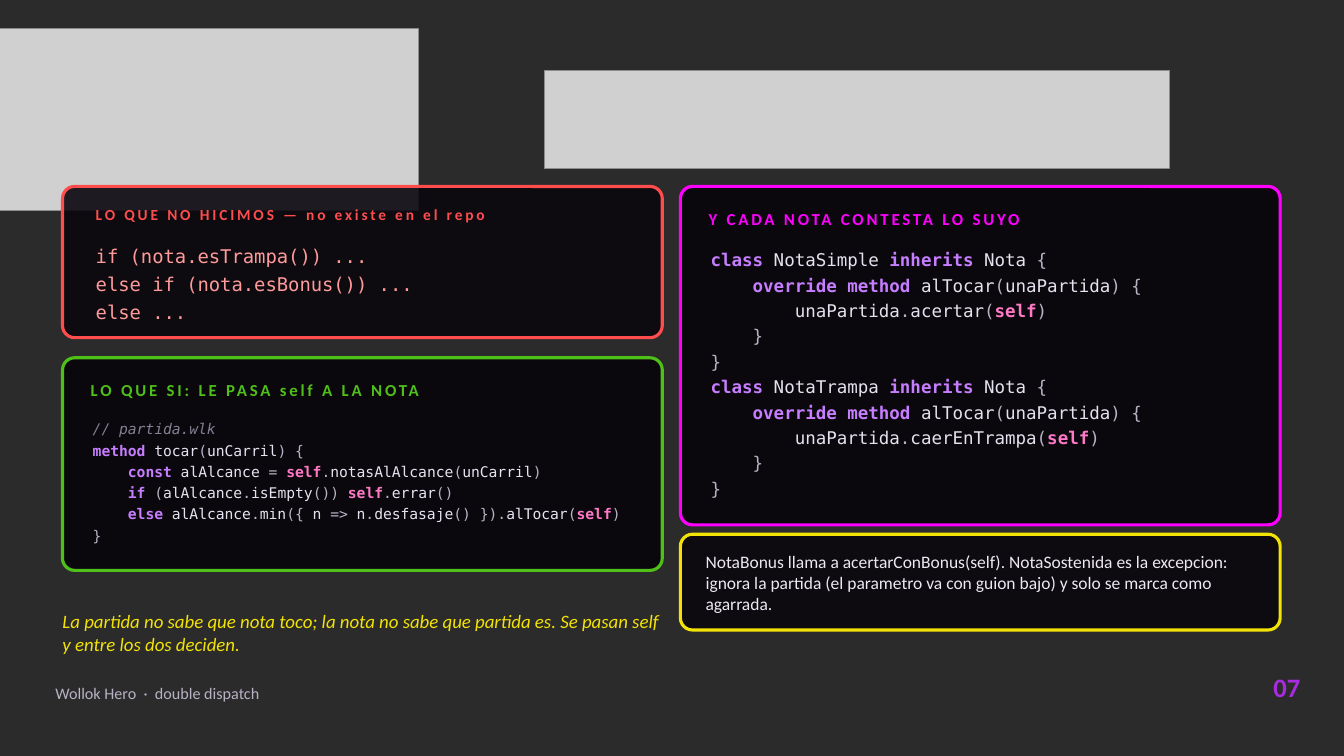
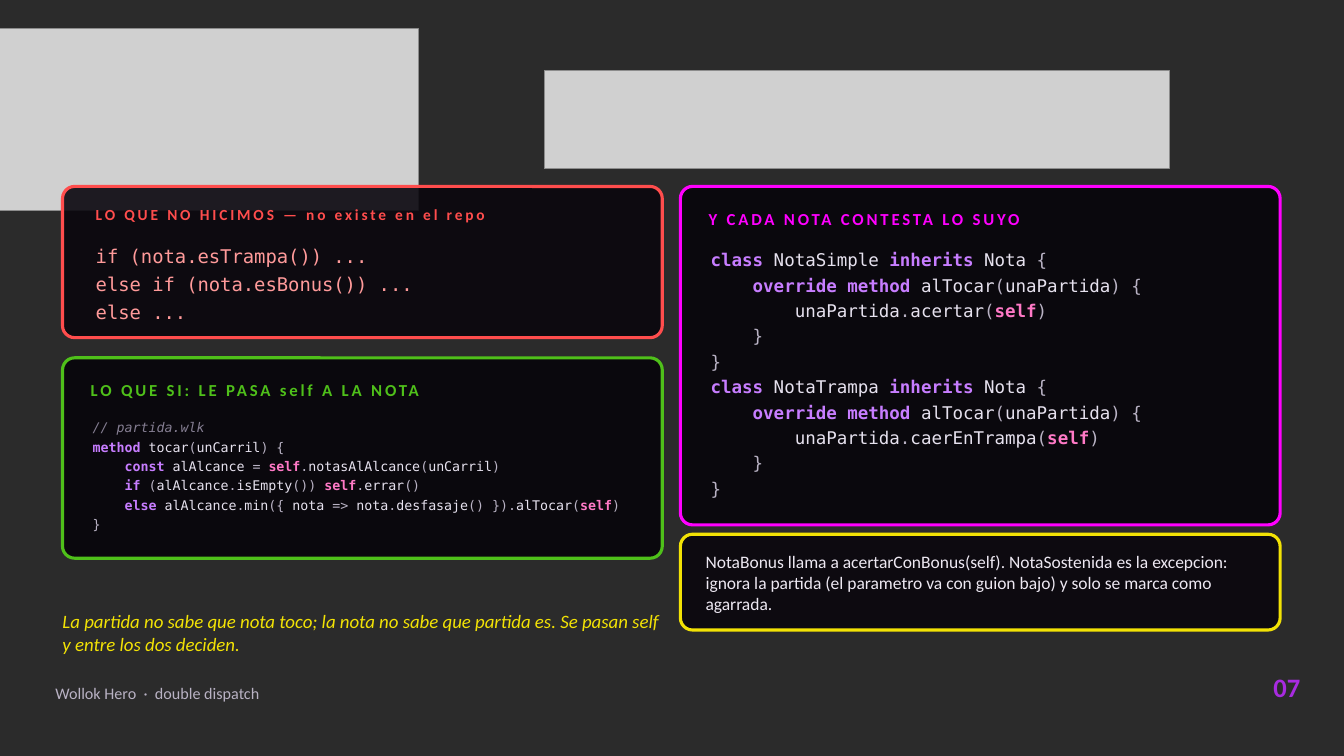
Before and after one commit to pdepjm/2026-o-game-pdeplejicos, a slide deck: slide 7 of wollok-hero-final.pptx. Drawn at 1344x756 pixels with LibreOffice and Linux fonts; fonts in the diff are those of the drawing; grey boxes stand for pictures; background and template pictures are left out; a plain dark background stands for a picture behind light text. Boxes give left, top, right and bottom in pixels: in the first picture for what was removed or moved away, otherwise in the second. Text is boxed around its words. In the diff, an @@ line names an element or a change of style, - is before the commit and + after.

```diff
--- a/wollok-hero-final.pptx
+++ b/wollok-hero-final.pptx
@@ rounded rectangle: place and size @@
-rounded rectangle at <box>63,358,662,571</box>
+rounded rectangle at <box>63,358,662,559</box>
@@ rounded rectangle at <box>63,358,662,559</box>: proportions changed @@
@@ text at <box>93,422,501,493</box>: size 10.5 to 9.5 pt in "// partida.wlk", "method tocar(unCarril) {", "const alAlcance = self.notasAlAlcance(unCarril)", "if (alAlcance.isEmpty()) self.errar()" and 1 more places; line spacing 15.2pt to 13.8pt @@
@@ text at <box>125,500,620,513</box>: text changed; size 10.5 to 9.5 pt @@
-else alAlcance.min({ n => n.desfasaje() }).alTocar(self)
+else alAlcance.min({ nota => nota.desfasaje() }).alTocar(self)
```
Also in this commit, not shown: 3 other slides changed, 3 other files.
